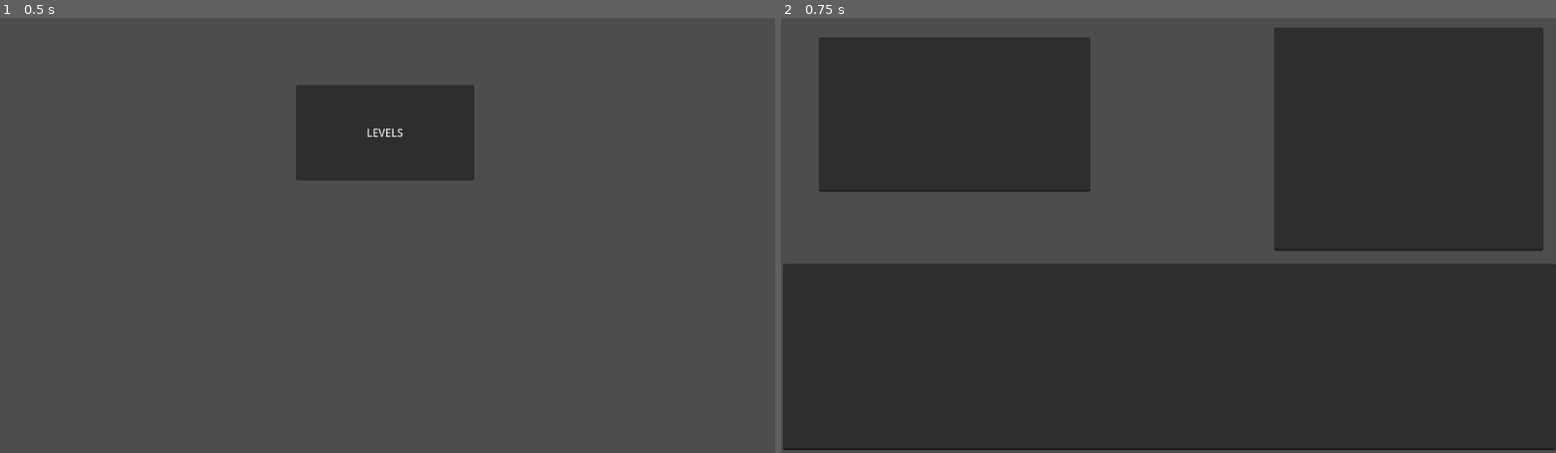
Above: before the commit, frames 1-2 (left to right).
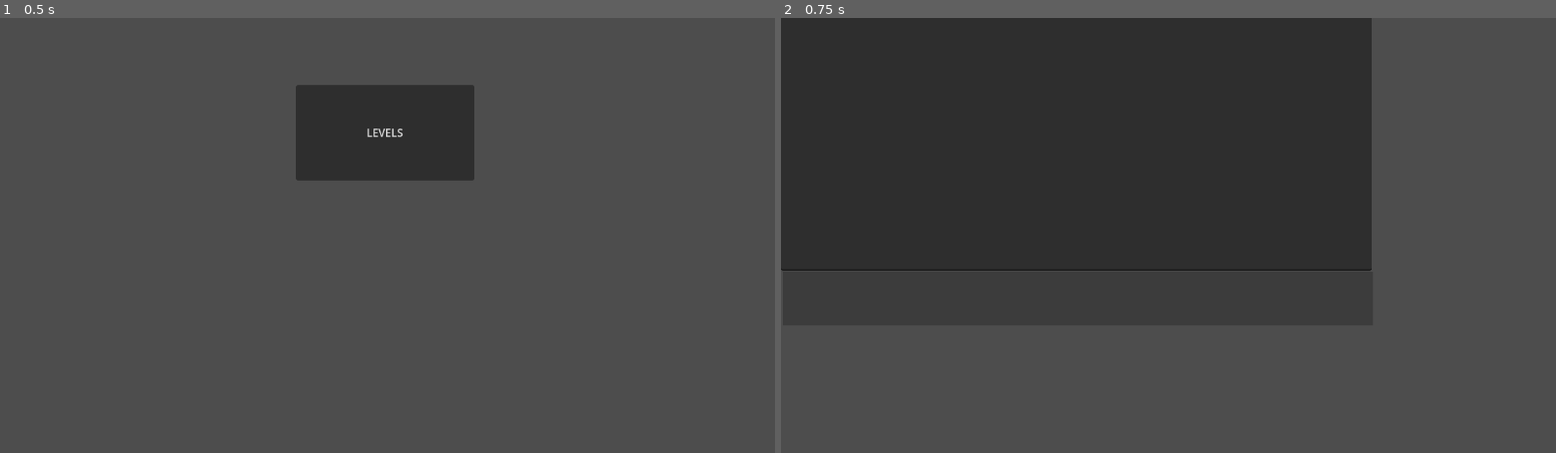
Above: after the commit, the same moments.

Repository: Pradeepaa001/Essentials
Game: Godot game, scene res://Scenes/main.tscn
Two runs of this game, one before a commit and one after it. Both use one fixed random seed, a clock stepped at 60 frames per second and the inputs below. Before the commit the project starts from res://main.tscn.
Inputs:
- Up to frame 1 (0.5 s): no input
- Up to frame 2 (0.75 s): click "LEVELS" at 0.5 s

Frame 1 is identical in both runs. In frame 2, 67% of the frame differs, in the area x 0-100%, y 0-100%.

Commit message:
Worked on Terminal functionality Tested the terminal functionality Implemented a quick fix for commands like cd and pwd by adding them to greylist and processing them separately The bigger problem is yet to be fixed

Diff:
--- a/main.tscn
+++ b/Scenes/main.tscn
@@ -1,9 +1,9 @@
 [gd_scene load_steps=2 format=3 uid="uid://bgdv5o1ke6liu"]
 
-[ext_resource type="Script" path="res://main.gd" id="1_m6g06"]
+[ext_resource type="Script" path="res://Scripts/main.gd" id="1_lhlfh"]
 
 [node name="main" type="Node2D"]
-script = ExtResource("1_m6g06")
+script = ExtResource("1_lhlfh")
 metadata/_edit_vertical_guides_ = [-1058.0]
 
 [node name="Button" type="Button" parent="."]
--- /dev/null
+++ b/Scenes/terminal.tscn
@@ -0,0 +1,25 @@
+[gd_scene load_steps=3 format=3 uid="uid://dwsqlli5p3aga"]
+
+[ext_resource type="Script" path="res://Scripts/terminal.gd" id="1_j2cjj"]
+
+[sub_resource type="StyleBoxFlat" id="StyleBoxFlat_gqs4t"]
+bg_color = Color(0.233925, 0.233925, 0.233925, 1)
+
+[node name="Terminal" type="Node2D"]
+position = Vector2(121, 164)
+script = ExtResource("1_j2cjj")
+
+[node name="input" type="LineEdit" parent="."]
+offset_left = -118.0
+offset_top = 214.0
+offset_right = 759.0
+offset_bottom = 294.0
+theme_override_styles/normal = SubResource("StyleBoxFlat_gqs4t")
+
+[node name="output" type="TextEdit" parent="."]
+offset_left = -121.0
+offset_top = -169.0
+offset_right = 757.0
+offset_bottom = 213.0
+
+[connection signal="text_submitted" from="input" to="." method="_on_line_edit_text_submitted"]
--- /dev/null
+++ b/Scripts/main.gd
@@ -0,0 +1,4 @@
+extends Node2D
+
+func _on_button_pressed():
+	get_tree().change_scene_to_file("res://Scenes/terminal.tscn")
--- /dev/null
+++ b/Scripts/terminal.gd
@@ -0,0 +1,55 @@
+extends Node2D
+var pwd = "/user"
+
+func _ready():
+	pass
+
+func processCommand(cmd: String) -> String:
+	var response: String = "$"+ cmd + "\n"
+	var grey_list_commands = ["cd", "pwd", "mkdir"]
+	var grey_list_processing = [process_cd, process_pwd, process_mkdir]
+	var command = cmd.split(" ")
+
+	for idx in grey_list_commands.size():
+		if grey_list_commands[idx] == command[0]:
+			return response + grey_list_processing[idx].call(command) + "\n"
+
+	return response + execute(command)
+
+func execute(cmd):
+	var output = []
+	var error_code = OS.execute("wsl.exe",cmd, output, true)
+	print(output)
+	return String(output[-1])
+
+func _on_line_edit_text_submitted(cmd: String):
+
+	var response = processCommand(cmd)
+	var output = $output
+	output.text += response
+
+func process_cd(cmd):
+	print(cmd)
+	if cmd.size() > 2:
+		return "-bash: cd: too many arguments"
+	elif cmd.size() == 1:
+		pwd = "/user"
+		return ""
+	elif cmd[1] == "--help":
+		return execute(cmd)
+	elif "-" in cmd[1]:
+		return "Not supported"
+	else:
+		var path = "res:/" + pwd
+		var dir = DirAccess.open(path)
+		if dir.dir_exists(cmd[-1]):
+			dir.change_dir(cmd[-1])
+			pwd += "/" + cmd[-1]
+			return ""
+		return "-bash: cd: " + cmd[-1] + ": No such file or directory"
+
+func process_pwd(cmd):
+	return pwd
+
+func process_mkdir(cmd):
+	pass
--- a/main.gd
+++ /dev/null
@@ -1,4 +0,0 @@
-extends Node2D
-
-func _on_button_pressed():
-	get_tree().change_scene_to_file("res://terminal.tscn")
--- a/project.godot
+++ b/project.godot
@@ -11,6 +11,6 @@
 [application]
 
 config/name="Essentials"
-run/main_scene="res://main.tscn"
+run/main_scene="res://Scenes/main.tscn"
 config/features=PackedStringArray("4.2", "Forward Plus")
 config/icon="res://icon.svg"
--- a/terminal.gd
+++ /dev/null
@@ -1,37 +0,0 @@
-extends Node2D
-
-var entered: bool = false
-
-
-func processCommand(cmd: String) -> String:
-	var response: String = "\n"
-
-	if cmd.strip_edges() in ["help", "ls"]:
-		match cmd.strip_edges():
-			"help":
-				response += "Available commands: help - Display available commands, ls - List files"
-			"ls":
-				response += "File1.txt\nFile2.txt"
-	else:
-		var output = []
-		var command = cmd.split(" ")
-		var output_buffer = PackedStringArray()
-		var error_buffer = PackedStringArray()
-		#var error_code = helpers.exec(cmd)
-		var error_code = OS.execute("wsl.exe",command, output, true)
-		#var error_code = helpers.exec()
-		print(output)
-		if error_code == 0:
-			response += String(output[-1])
-		else:
-			response += "Command failed with error code: " + str(error_code) + "\n" + String(output[-1])
-
-
-	return response
-
-func _on_line_edit_text_submitted(cmd: String):
-	get_node("Input")
-	var response = processCommand(cmd) + "\n"
-	var output = $output
-	output.text += response
-	entered = false
--- a/terminal.tscn
+++ /dev/null
@@ -1,35 +0,0 @@
-[gd_scene load_steps=2 format=3 uid="uid://dwsqlli5p3aga"]
-
-[ext_resource type="Script" path="res://terminal.gd" id="1_y8lo1"]
-
-[node name="Terminal" type="Node2D"]
-position = Vector2(-7, 36)
-script = ExtResource("1_y8lo1")
-
-[node name="LineEdit" type="LineEdit" parent="."]
-offset_left = 10.0
-offset_top = 330.0
-offset_right = 1159.0
-offset_bottom = 608.0
-
-[node name="Input" type="TextEdit" parent="."]
-anchors_preset = 12
-anchor_top = 1.0
-anchor_right = 1.0
-anchor_bottom = 1.0
-offset_left = 740.0
-offset_top = -22.0
-offset_right = 1140.0
-offset_bottom = 311.0
-grow_horizontal = 2
-grow_vertical = 0
-
-[node name="output" type="TextEdit" parent="."]
-offset_left = 63.0
-offset_top = -7.0
-offset_right = 467.0
-offset_bottom = 223.0
-
-[connection signal="text_submitted" from="LineEdit" to="." method="_on_line_edit_text_submitted"]
-[connection signal="text_changed" from="Input" to="." method="_on_input_text_changed"]
-[connection signal="text_set" from="Input" to="." method="_on_input_text_set"]
